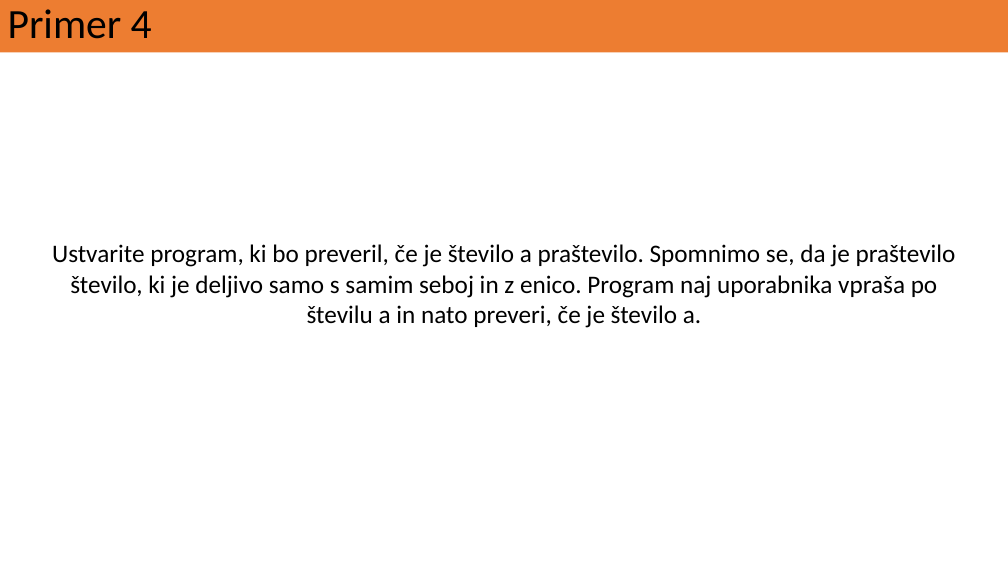
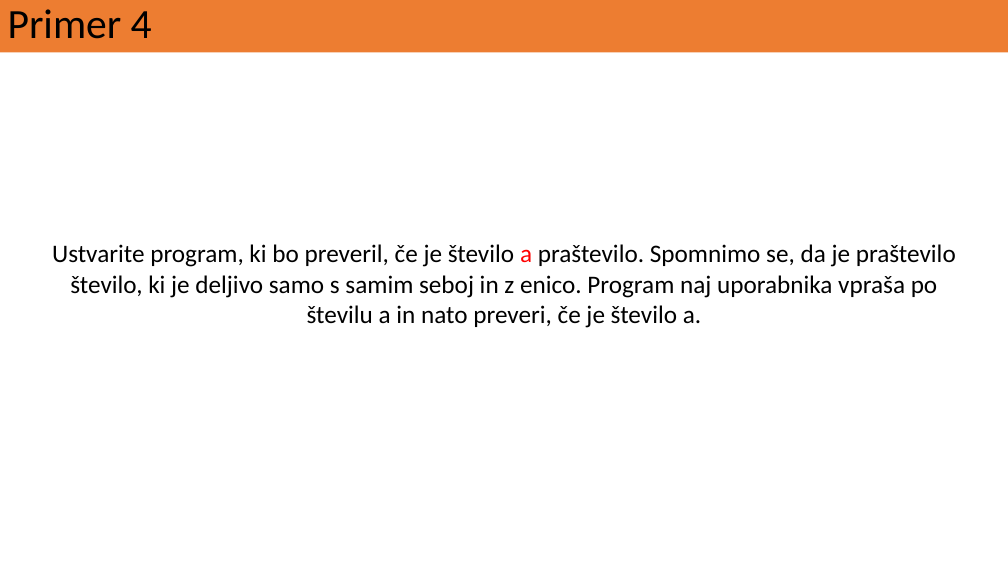
Before and after one commit to ReneMarkovic/Numericne_metode_v_fiziki, a slide deck: slide 13 of 00_Numericne_metode_osnove/VAJE_01.pptx. Drawn at 1008x567 pixels with LibreOffice and Linux fonts; fonts in the diff are those of the drawing. Boxes give left, top, right and bottom in pixels: in the first picture for what was removed or moved away, otherwise in the second. Text is boxed around its words. In the diff, an @@ line names an element or a change of style, - is before the commit and + after.

```diff
--- a/00_Numericne_metode_osnove/VAJE_01.pptx
+++ b/00_Numericne_metode_osnove/VAJE_01.pptx
@@ text "Ustvarite program, ki bo preveril, ..." at (x1=52, y1=244, x2=956, y2=328): text colour #000000 to #FF0000 in "a" @@
```
Also in this commit, not shown: 2 other files.
